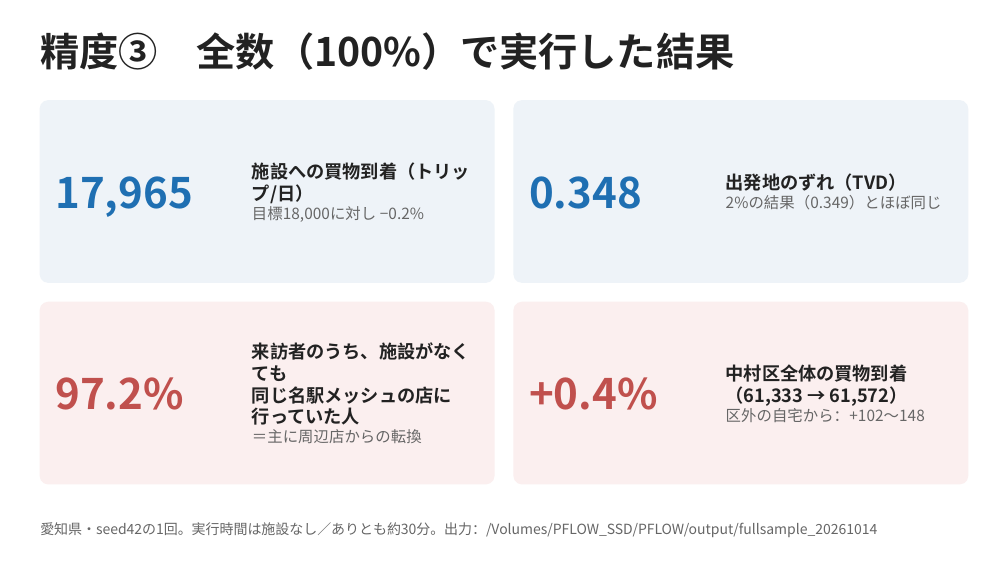
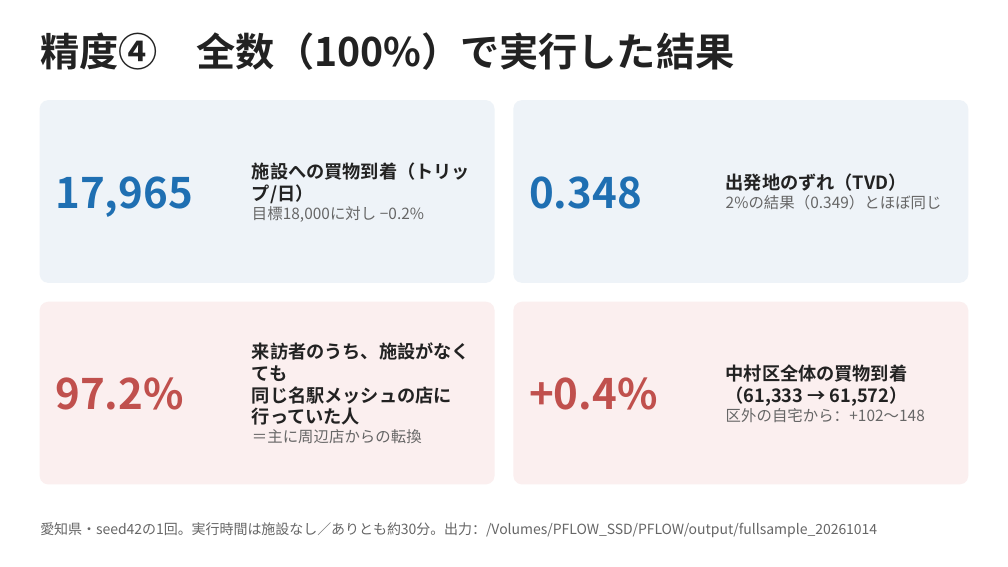
Before and after one commit to onokoro0822/ks, a slide deck: slide 8 of weekly_reports/pptx/20261014_人流予測の仕組みと精度.pptx (slide 7 before the commit). Drawn at 1008x567 pixels with LibreOffice and Linux fonts; fonts in the diff are those of the drawing. Boxes give left, top, right and bottom in pixels: in the first picture for what was removed or moved away, otherwise in the second. Text is boxed around its words. In the diff, an @@ line names an element or a change of style, - is before the commit and + after.

```diff
--- a/weekly_reports/pptx/20261014_人流予測の仕組みと精度.pptx
+++ b/weekly_reports/pptx/20261014_人流予測の仕組みと精度.pptx
@@ text at (40,32,735,70): text changed @@
-精度③ 全数（100%）で実行した結果
+精度④ 全数（100%）で実行した結果
```
Also in this commit, not shown: 2 other slides changed, 1 slide added.
